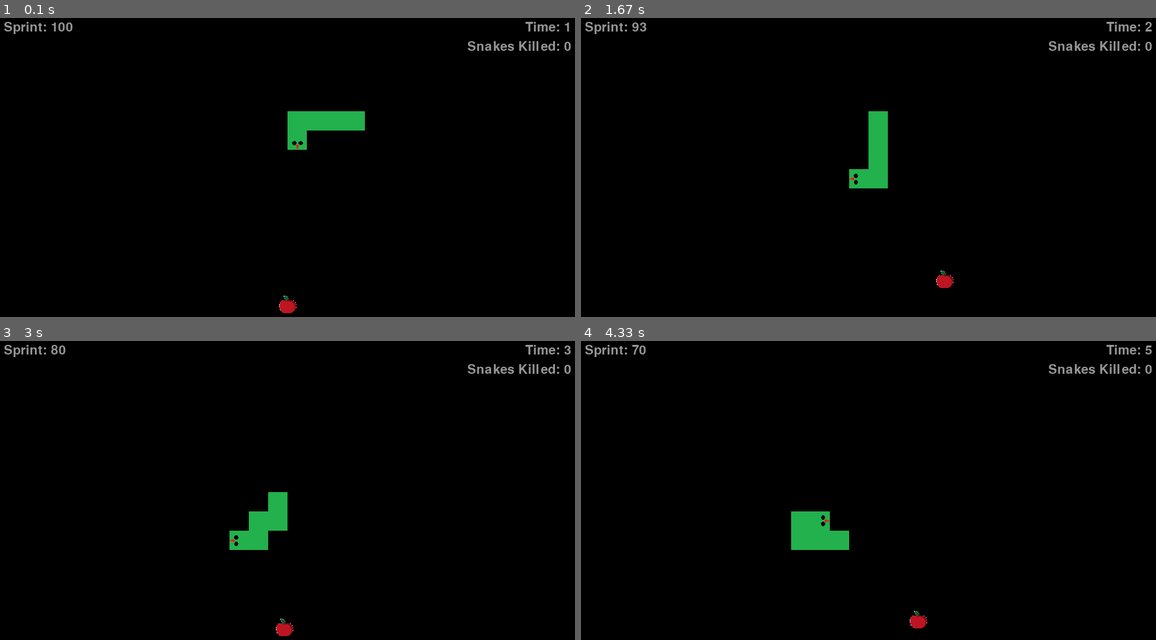
Above: before the commit, frames 1-4 (two rows, left to right).
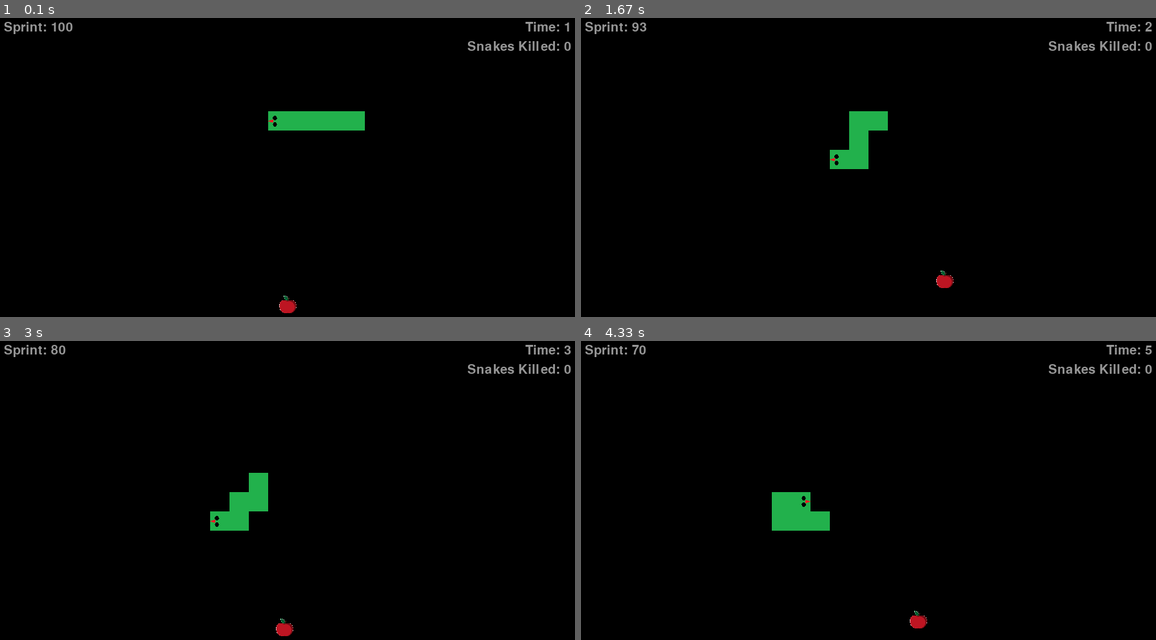
Above: after the commit, the same moments.

Repository: lorinzzz/cursed-snake-game
Game: pygame game, started from main.py
Two runs of this game, one before a commit and one after it. Both use one fixed random seed, a clock stepped at 60 frames per second and the inputs below.
Inputs:
- Up to frame 1 (0.1 s): no input
- Up to frame 2 (1.67 s): hold D 0.33-0.8 s; hold W 0.83-1.13 s; tap Shift at 0.9, 1.23, 1.53 s; hold D 1.17-1.63 s
- Up to frame 3 (3 s): hold A 1.67-2.2 s; tap Shift at 1.73, 2.03, 2.3, 2.63, 2.93 s; hold S 2.23-2.53 s; hold A 2.57-2.97 s
- Up to frame 4 (4.33 s): hold W 3-3.37 s; tap Shift at 3.07, 3.47, 3.77, 4.13 s; hold D 3.4-4.03 s; hold S from 4.07 s (still down)

The runs differ from the first frame. In frame 1, 0.4% of the frame differs, in the area x 46-54%, y 31-45%; in frame 2, 1.7%; in frame 3, 2.1%, in the area x 36-50%, y 44-70%; in frame 4, 1.3%.

Commit message:
intentions to implement the snake ai code into another py file

Diff:
--- a/main.py
+++ b/main.py
@@ -112,7 +112,7 @@
         for i in range(len(snakes[x])):
             if i == 0:
                 WIN.blit(spawn_snake_head(direction[i]), (snakes[x][i].x, snakes[x][i].y))
-            elif i > 0:
+            if i > 0:
                 WIN.blit(SNAKE_BODY, (snakes[x][i].x, snakes[x][i].y))
 
     # display projectiles from using the shoot power up
@@ -164,8 +164,8 @@
         x_diff = food.x - snakes[i][0].x
         y_diff = food.y - snakes[i][0].y
         if i == 0: # shortest path to food AI
-            setup_position_x = food.x - 120
-            setup_position_y = food.y - 120
+            setup_position_x = food.x - 150
+            setup_position_y = food.y - 150
             global kill
             global move
             setup_position_x_diff = setup_position_x - snakes[i][0].x
@@ -238,7 +238,7 @@
                         direction_to_append = 180
                     else:
                         direction_to_append = 0
-                if move == 20:
+                if move == 25:
                     kill = 0
                     move = 0
                     print("set up mode")
@@ -668,7 +668,3 @@
 
 if __name__ == "__main__":
     main()
-
-
-# 7/18/21
-# Notes: Need to work on the spawning and AI of snakes
Empty file added: snake_ai.py
